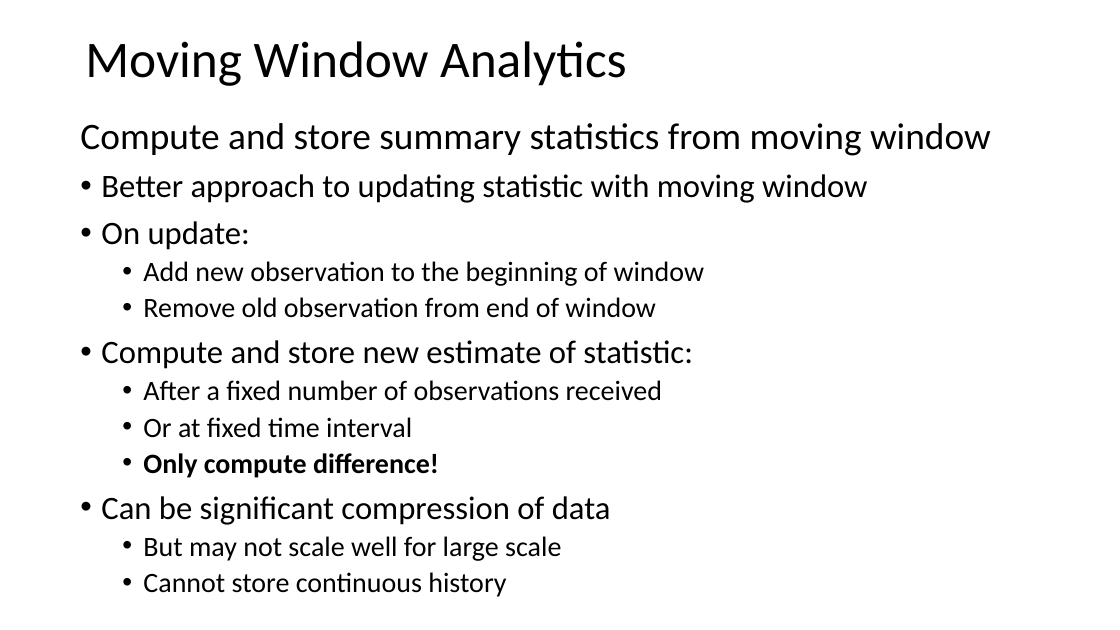
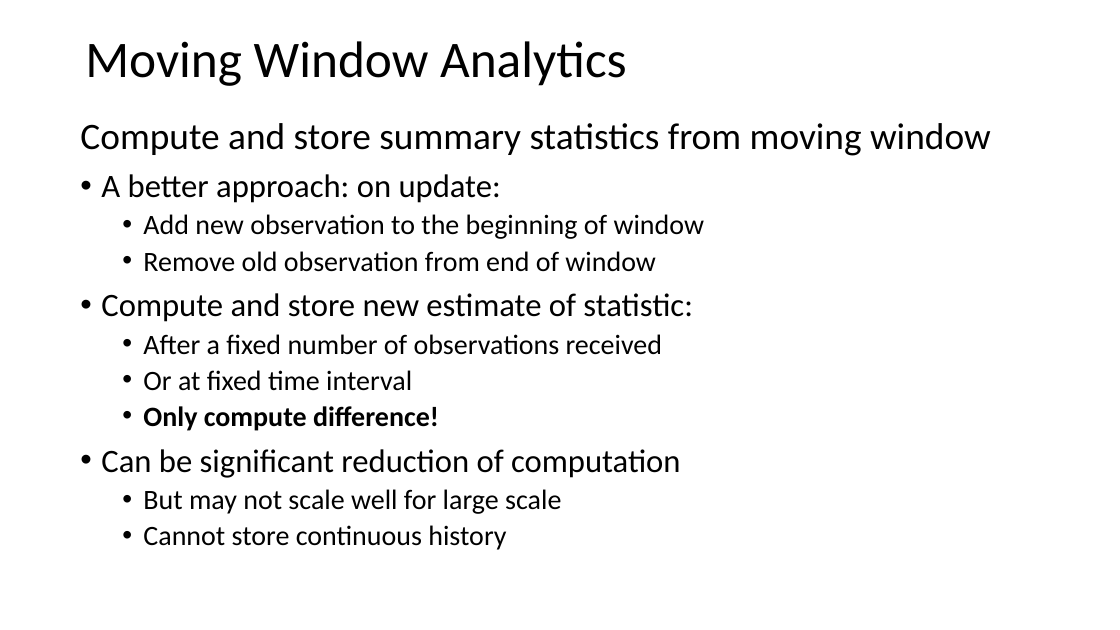
Before and after one commit to StephenElston/CSCI-E-108, a slide deck: slide 16 of slides/3_StreamingAnalytics.pptx. Drawn at 1120x630 pixels with LibreOffice and Linux fonts; fonts in the diff are those of the drawing. Boxes give left, top, right and bottom in pixels: in the first picture for what was removed or moved away, otherwise in the second. Text is boxed around its words. In the diff, an @@ line names an element or a change of style, - is before the commit and + after.

```diff
--- a/slides/3_StreamingAnalytics.pptx
+++ b/slides/3_StreamingAnalytics.pptx
@@ text at (101, 174, 501, 203): text changed @@
-• Better approach to updating statistic with moving window
-• On update:
+• A better approach: on update:
@@ text at (101, 449, 680, 478): text changed @@
-• Can be significant compression of data
+• Can be significant reduction of computation
```
Also in this commit, not shown: 2 other slides changed, 1 slide added.
